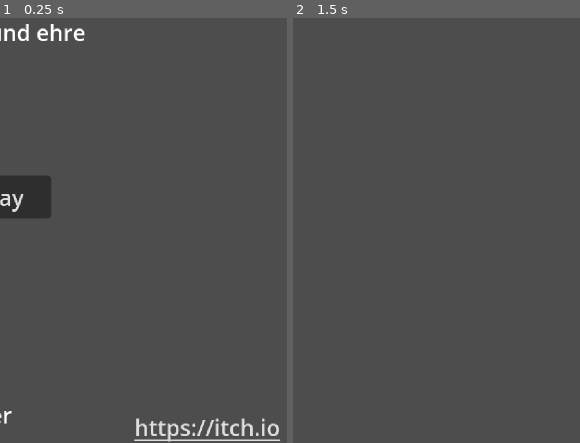
Above: before the commit, frames 1-2 (left to right).
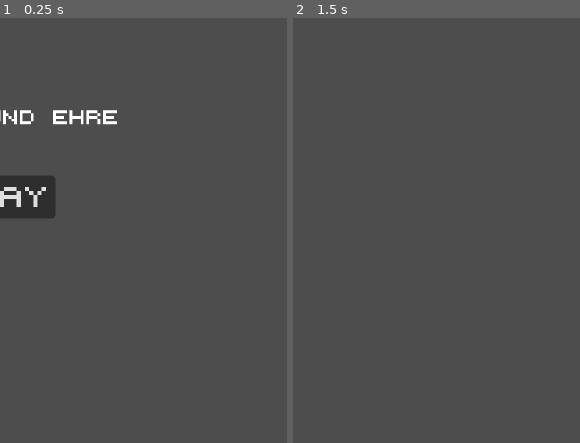
Above: after the commit, the same moments.

Repository: erikdervik/eisen-und-ehre
Game: Godot game, scene res://main_ui.tscn
Same seed, same stepped clock (60 frames per second), same inputs: the game is played once before the commit and once after it. This scene is started directly instead of the project's main scene.
Inputs (mouse positions are in pixels of both pictures, inside the frame that each line leads up to):
- Up to frame 1 (0.25 s): no input
- Up to frame 2 (1.5 s): click (295, 196) at 0.5 s, where only the run before the commit has a clickable "Play"; tap Enter at 1.25 s; hold D (p1_right) from 1.28 s (still down); hold Shift (p1_sprint) from 1.28 s (still down)

The runs differ from the first frame. In frame 1, 2.8% of the frame differs, in the area x 0-98%, y 1-100%; in frame 2, nothing differs.

Commit message:
schrift und so und kamera

Diff:
--- a/game.tscn
+++ b/game.tscn
@@ -328,8 +328,8 @@
 allez = ExtResource("37_edr7y")
 
 [node name="Camera2D" type="Camera2D" parent="."]
-position = Vector2(0, 130)
-zoom = Vector2(0.8, 0.8)
+position = Vector2(0, 114)
+zoom = Vector2(1.4, 1.4)
 
 [node name="StaticBody2D" type="StaticBody2D" parent="."]
 
@@ -337,17 +337,21 @@
 shape = SubResource("WorldBoundaryShape2D_e2o6t")
 
 [node name="scoreP1" type="Label" parent="."]
-offset_left = 50.0
-offset_top = 92.0
-offset_right = 90.0
-offset_bottom = 115.0
+offset_left = 46.0
+offset_top = 99.0
+offset_right = 86.0
+offset_bottom = 122.0
+theme_override_fonts/font = ExtResource("35_l1i01")
+theme_override_font_sizes/font_size = 10
 text = "0"
 
 [node name="scoreP2" type="Label" parent="."]
-offset_left = -52.0
-offset_top = 92.0
-offset_right = -12.0
-offset_bottom = 115.0
+offset_left = -56.0
+offset_top = 99.0
+offset_right = -16.0
+offset_bottom = 122.0
+theme_override_fonts/font = ExtResource("35_l1i01")
+theme_override_font_sizes/font_size = 10
 text = "0"
 
 [node name="judge" type="AnimatedSprite2D" parent="."]
@@ -378,13 +382,13 @@
 texture = ExtResource("37_iu0sx")
 
 [node name="End1" parent="." instance=ExtResource("38_4v2jo")]
-position = Vector2(-357, 271)
+position = Vector2(-389, 275)
 permanent = true
 player = "p2"
 sound = false
 
 [node name="End2" parent="." instance=ExtResource("38_4v2jo")]
-position = Vector2(326, 271)
+position = Vector2(367, 272)
 permanent = true
 player = "p1"
 sound = false
--- a/main_ui.tscn
+++ b/main_ui.tscn
@@ -1,6 +1,7 @@
-[gd_scene load_steps=2 format=3 uid="uid://uhkw8ibv7ur7"]
+[gd_scene load_steps=3 format=3 uid="uid://uhkw8ibv7ur7"]
 
 [ext_resource type="Script" uid="uid://c5320oeusqo1d" path="res://main_ui.gd" id="1_2ppmm"]
+[ext_resource type="FontFile" uid="uid://dpdhu1d8axw42" path="res://assets/fonts/5x5-font-monospaced.ttf" id="2_w37m7"]
 
 [node name="MainUI" type="Control"]
 process_mode = 3
@@ -17,34 +18,72 @@
 
 [node name="RichTextLabel" type="RichTextLabel" parent="."]
 layout_mode = 0
-offset_left = 547.0
-offset_top = 16.0
-offset_right = 676.0
-offset_bottom = 43.0
-text = "Eisen und ehre"
+offset_left = 518.0
+offset_top = 84.0
+offset_right = 779.0
+offset_bottom = 111.0
+theme_override_fonts/normal_font = ExtResource("2_w37m7")
+theme_override_font_sizes/normal_font_size = 10
+text = "EISEN UND EHRE"
 
 [node name="play" type="Button" parent="."]
 layout_mode = 0
-offset_left = 566.0
+offset_left = 560.0
 offset_top = 131.0
-offset_right = 637.0
+offset_right = 640.0
 offset_bottom = 162.0
-text = "Play"
+theme_override_fonts/font = ExtResource("2_w37m7")
+theme_override_font_sizes/font_size = 15
+text = "PLAY"
 
 [node name="LinkButton" type="LinkButton" parent="."]
 layout_mode = 0
-offset_left = 697.0
-offset_top = 301.0
-offset_right = 802.0
-offset_bottom = 325.0
+offset_left = 280.0
+offset_top = 32.0
+offset_right = 550.0
+offset_bottom = 56.0
+theme_override_constants/outline_size = 6
+theme_override_fonts/font = ExtResource("2_w37m7")
+theme_override_font_sizes/font_size = 15
 text = "https://itch.io"
 
 [node name="RichTextLabel3" type="RichTextLabel" parent="."]
 layout_mode = 0
-offset_left = 262.0
-offset_top = 292.0
-offset_right = 676.0
-offset_bottom = 351.0
-text = "A game by Erik Gubo and Mirko Bodenmüller"
+offset_left = 260.0
+offset_top = -63.0
+offset_right = 740.0
+offset_bottom = 8.0
+theme_override_colors/default_color = Color(1, 1, 1, 1)
+theme_override_colors/font_outline_color = Color(0, 0, 0, 1)
+theme_override_colors/font_shadow_color = Color(0, 0, 0, 1)
+theme_override_constants/outline_size = 10
+theme_override_fonts/normal_font = ExtResource("2_w37m7")
+theme_override_font_sizes/normal_font_size = 15
+text = "
+ A GAME BY ERIK GUBO AND
+
+ MIRKO BODENMULLER"
+
+[node name="Label" type="Label" parent="RichTextLabel3"]
+layout_mode = 0
+offset_left = 213.0
+offset_top = 11.0
+offset_right = 253.0
+offset_bottom = 34.0
+theme_override_colors/font_shadow_color = Color(0, 0, 0, 1)
+theme_override_fonts/font = ExtResource("2_w37m7")
+theme_override_font_sizes/font_size = 15
+text = "."
+
+[node name="Label" type="Label" parent="."]
+layout_mode = 0
+offset_left = 499.0
+offset_top = -20.0
+offset_right = 539.0
+offset_bottom = 3.0
+theme_override_colors/font_shadow_color = Color(0, 0, 0, 1)
+theme_override_fonts/font = ExtResource("2_w37m7")
+theme_override_font_sizes/font_size = 15
+text = "."
 
 [connection signal="button_down" from="play" to="." method="_on_play_button_down"]
--- a/project.godot
+++ b/project.godot
@@ -17,6 +17,7 @@
 
 [display]
 
+window/size/mode=3
 window/stretch/scale=2.0
 
 [input]
Binary file added: assets/fonts/5x5-font-monospaced.ttf
Not shown, added: assets/fonts/5x5-font-monospaced.ttf.import
Binary file changed: assets/sprites/background/background.png
